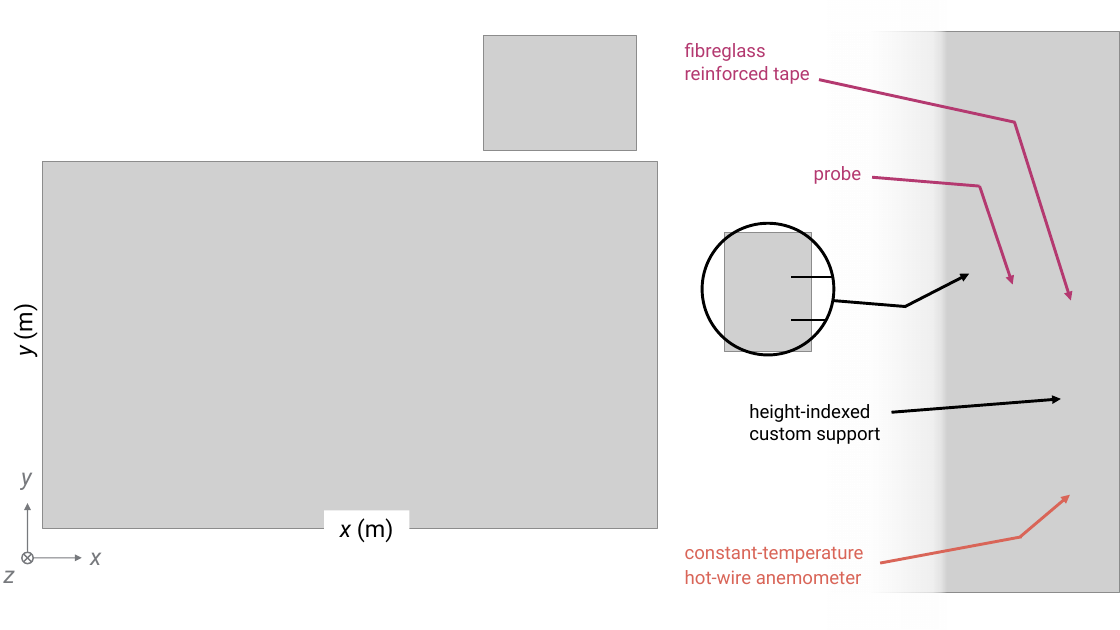
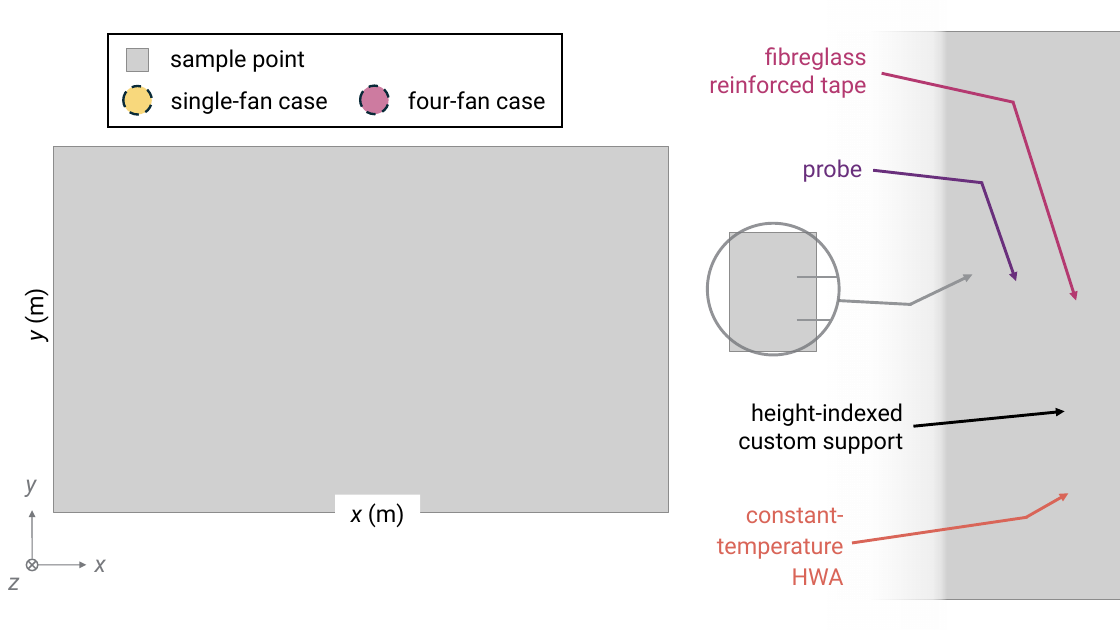
Before and after one commit to GH-X-ST/Nausicaa, a slide deck: slide 3 of 01_Thermal/D_sketch/Flight Arena Sketch.pptx. Drawn at 1120x630 pixels with LibreOffice and Linux fonts; fonts in the diff are those of the drawing; grey boxes stand for pictures. Boxes give left, top, right and bottom in pixels: in the first picture for what was removed or moved away, otherwise in the second. Text is boxed around its words. In the diff, an @@ line names an element or a change of style, - is before the commit and + after.

```diff
--- a/01_Thermal/D_sketch/Flight Arena Sketch.pptx
+++ b/01_Thermal/D_sketch/Flight Arena Sketch.pptx
@@ group added at (108, 34, 563, 128): 3 texts, 2 ellipses, 1 picture, 1 rectangle @@
+sample point
+single-fan case
+four-fan case
@@ picture removed at (484, 35, 636, 150) @@
@@ text "fibreglass reinforced tape": place and size @@
-text "fibreglass reinforced tape" at (685, 43, 810, 84)
+text "fibreglass reinforced tape" at (709, 47, 867, 98)
@@ text "fibreglass reinforced tape" at (709, 47, 867, 98): size 16 to 20 pt, letter outline #B43970 0.25 pt to none; alignment left to right @@
@@ picture: place and size @@
-picture at (832, 31, 1119, 593)
+picture at (838, 31, 1120, 600)
@@ line moved from (1016, 123) - (819, 80) to (1014, 103) - (882, 73) @@
@@ arrow moved from (1015, 123) - (1071, 301) to (1013, 101) - (1076, 301) @@
@@ text "probe": place and size @@
-text "probe" at (814, 166, 862, 184)
+text "probe" at (803, 159, 863, 182)
@@ text "probe" at (803, 159, 863, 182): size 16 to 20 pt, text colour #B43970 to #692F7C, letter outline #B43970 0.25 pt to none @@
@@ line moved from (980, 187) - (872, 177) to (983, 183) - (873, 171) @@
@@ line (983, 183) - (873, 171): stroke #B43970 2.5 pt to #692F7C 2.5 pt @@
@@ arrow moved from (980, 187) - (1013, 285) to (982, 183) - (1017, 281) @@
@@ arrow (982, 183) - (1017, 281): stroke #B43970 2.5 pt to #692F7C 2.5 pt @@
@@ ellipse at (707, 223, 839, 355): outline #000000 2.5 pt to #77797D 2.5 pt @@
@@ line (797, 277) - (838, 277): stroke #000000 1.75 pt to #929497 1.75 pt @@
@@ arrow moved from (905, 307) - (970, 274) to (910, 304) - (973, 275) @@
@@ arrow (910, 304) - (973, 275): stroke #000000 2.5 pt to #929497 2.5 pt @@
@@ line (797, 320) - (831, 320): stroke #000000 1.75 pt to #929497 1.75 pt @@
@@ 3 lines, 1 picture, 1 ellipse: place and size @@
-3 lines, 1 picture, 1 ellipse at (702, 223, 907, 355)
+3 lines, 1 picture, 1 ellipse at (707, 223, 912, 355)
@@ line (912, 304) - (839, 301): stroke #000000 2.5 pt to #929497 2.5 pt @@
@@ text "height-indexed": place and size @@
-text "height-indexed" at (749, 404, 880, 444)
+text "height-indexed" at (738, 403, 904, 454)
@@ text "height-indexed" at (738, 403, 904, 454): size 16 to 20 pt, letter outline #000000 0.25 pt to none; alignment left to right @@
@@ arrow moved from (891, 413) - (1061, 399) to (913, 426) - (1065, 412) @@
@@ 2 rectangles, 1 picture: place and size @@
-2 rectangles, 1 picture at (5, 162, 658, 548)
+2 rectangles, 1 picture at (16, 146, 669, 532)
@@ text at (717, 507, 844, 585): text changed; size 16 to 20 pt @@
-constant‑temperature hot‑wire anemometer
+constant-
+temperature HWA
@@ arrow moved from (1021, 537) - (1070, 495) to (1027, 518) - (1069, 493) @@
@@ line moved from (1022, 537) - (881, 563) to (1028, 518) - (852, 543) @@
@@ flow chart summing junction: place and size @@
-flow chart summing junction at (22, 552, 34, 564)
+flow chart summing junction at (26, 560, 38, 571)
@@ 3 texts, 2 arrows: place and size @@
-3 texts, 2 arrows at (4, 472, 101, 583)
+3 texts, 2 arrows at (8, 479, 106, 590)
```
Also in this commit, not shown: 3 other files.
